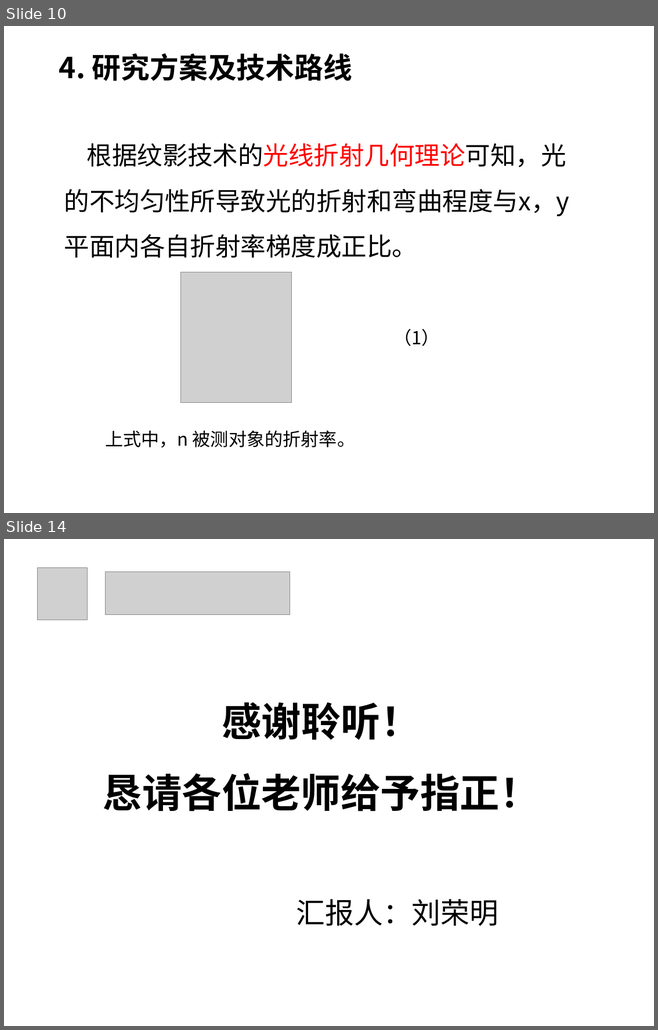
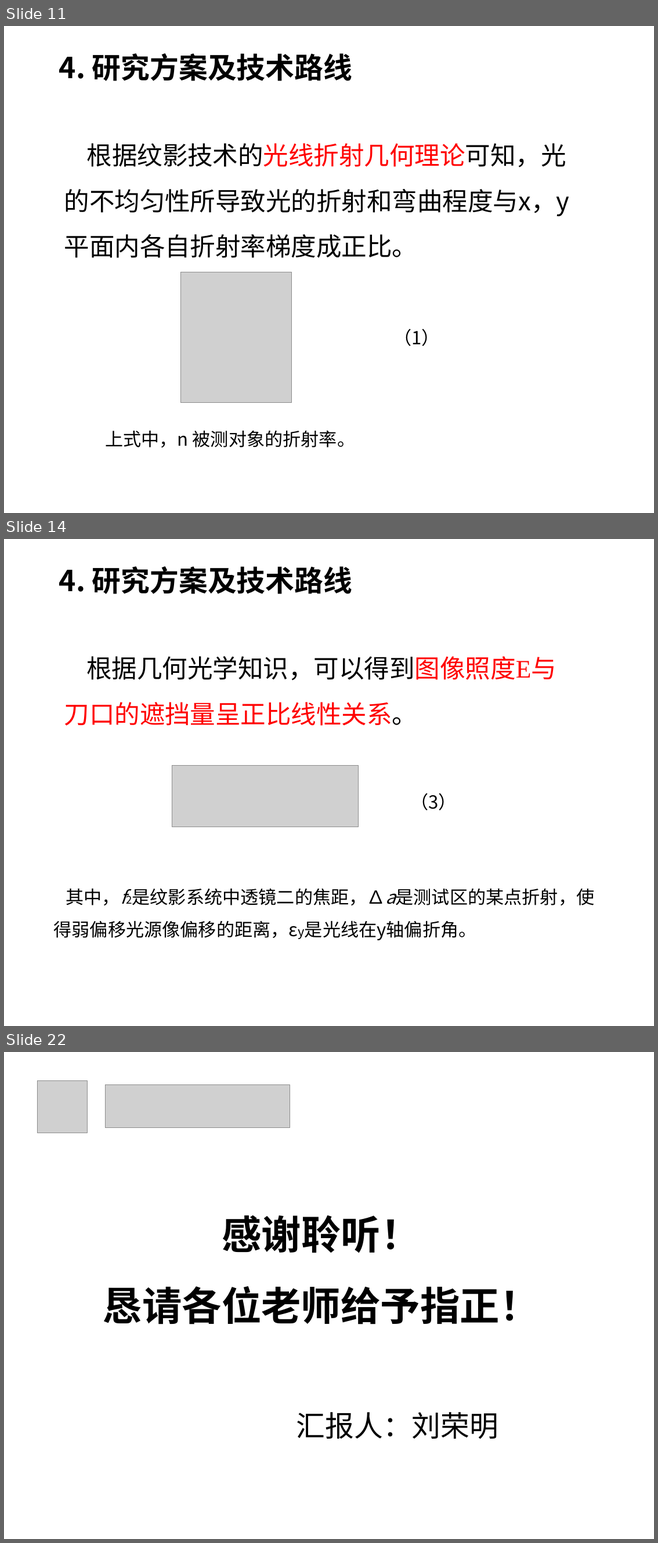
Before and after one commit to Kate-liu/Master-Study, a slide deck: 6-Record/1-开题/开题报告/1816210692-刘荣明.ppt. Shown one above the other, each under a label of ours: slides 10 and 14 before the commit, slides 11, 14 and 22 after it; the slides between them are not shown. The pictures are 658x1030 and 658x1543 pixels, drawn with LibreOffice and Linux fonts; fonts in the diff are those of the drawing; grey boxes stand for pictures; background and template pictures are left out. Boxes give left, top, right and bottom in pixels: in the first picture for what was removed or moved away, otherwise in the second. Text is boxed around its words. In the diff, an @@ line names an element or a change of style, - is before the commit and + after.

```diff
--- a/6-Record/1-开题/开题报告/1816210692-刘荣明.ppt
+++ b/6-Record/1-开题/开题报告/1816210692-刘荣明.ppt
@@ slide 14 added at [4, 539, 654, 1026], background #FFFFFF @@
@@ text added at [59, 566, 352, 594], 32 pt, text #000000, bold @@
+4. 研究方案及技术路线
@@ text added at [64, 656, 557, 726], 28 pt, text #FF0000 @@
+根据几何光学知识，可以得到图像照度E与刀口的遮挡量呈正比线性关系。
@@ line added from (329, 674) to (329, 896), #FFFFFF 0.51 pt dashed @@
@@ picture added at [172, 766, 357, 827] @@
@@ text added at [410, 793, 456, 810], 20 pt, text #000000 @@
+（3）
@@ text added at [54, 889, 594, 941], 20 pt, text #000000 @@
+其中，f2是纹影系统中透镜二的焦距，∆a是测试区的某点折射，使得弱偏移光源像偏移的距离，εy是光线在y轴偏折角。
@@ what was slide 10 is now slide 11 @@
@@ what was slide 14 is now slide 22 @@
```
Also in this commit, not shown: 2 slides changed, 9 other slides added, 2 slides removed, 1 other file.
